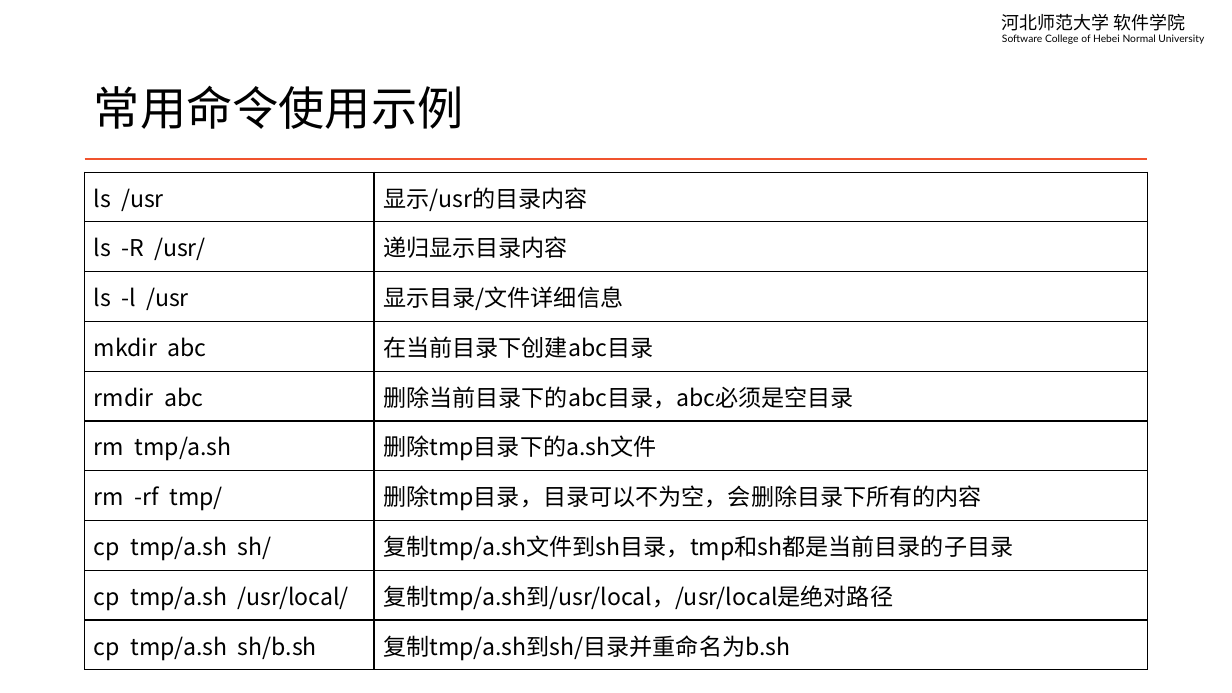
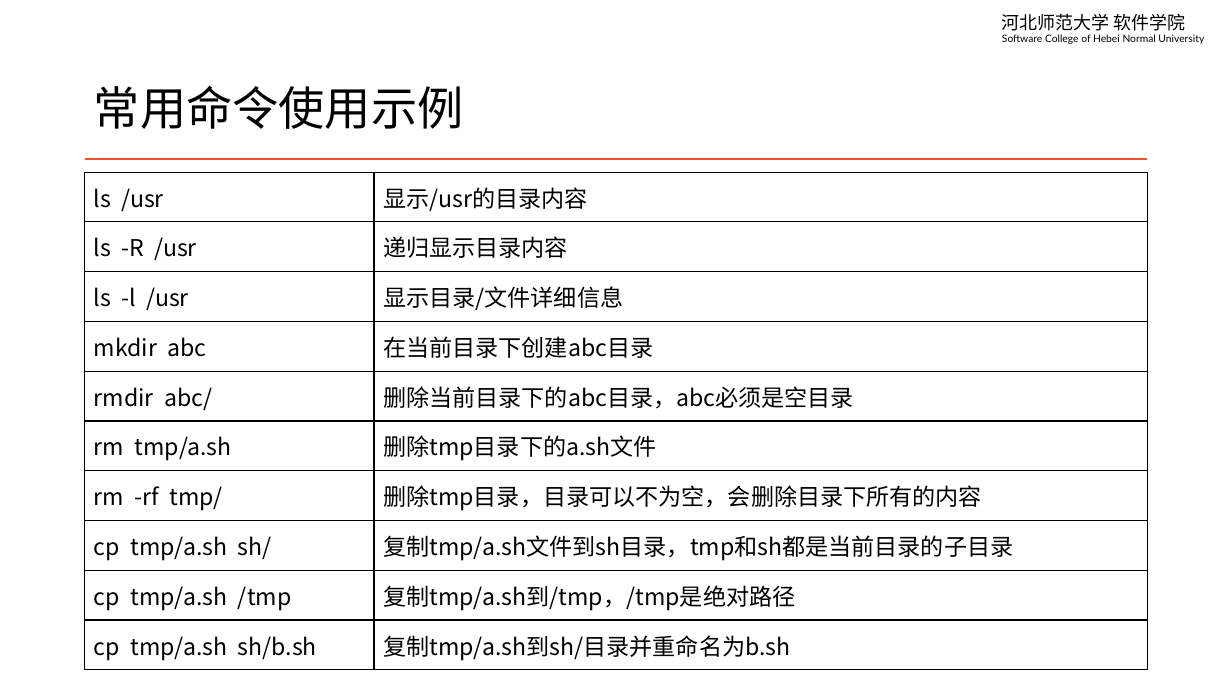
Before and after one commit to edu2act/course-linux-system, a slide deck: slide 12 of materials/slides/ch03-terminal-and-basic.pptx. Drawn at 1232x693 pixels with LibreOffice and Linux fonts; fonts in the diff are those of the drawing. Boxes give left, top, right and bottom in pixels: in the first picture for what was removed or moved away, otherwise in the second. Text is boxed around its words. In the diff, an @@ line names an element or a change of style, - is before the commit and + after.

```diff
--- a/materials/slides/ch03-terminal-and-basic.pptx
+++ b/materials/slides/ch03-terminal-and-basic.pptx
@@ table at (x1=85, y1=172, x2=1148, y2=670) @@
-row 2, column 1: ls -R /usr/
+row 2, column 1: ls -R /usr
-row 5, column 1: rmdir abc
+row 5, column 1: rmdir abc/
-row 9, column 1: cp tmp/a.sh /usr/local/
+row 9, column 1: cp tmp/a.sh /tmp
-row 9, column 2: 复制tmp/a.sh到/usr/local，/usr/local是绝对路径
+row 9, column 2: 复制tmp/a.sh到/tmp，/tmp是绝对路径
```
Also in this commit, not shown: 4 other slides changed, 2 other files.
